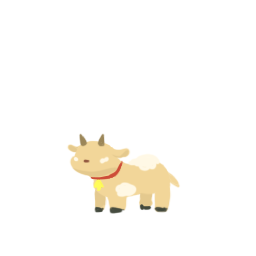
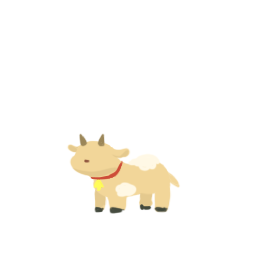
Layer changes from the first 256px x 256px image to the second:
painted on "Head" over [72, 154, 109, 164]
